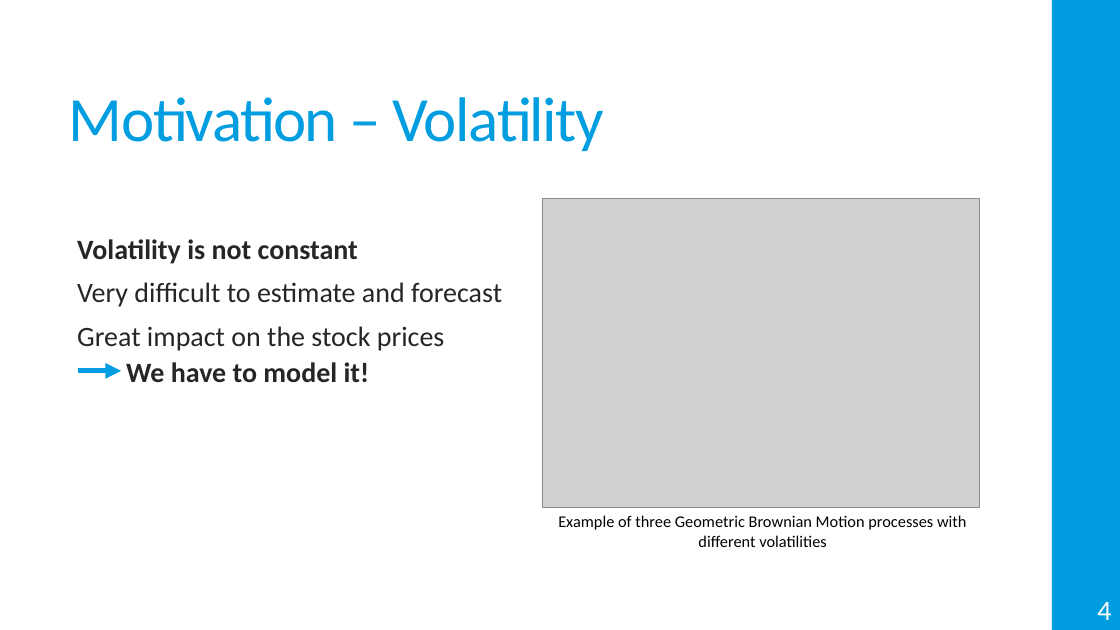
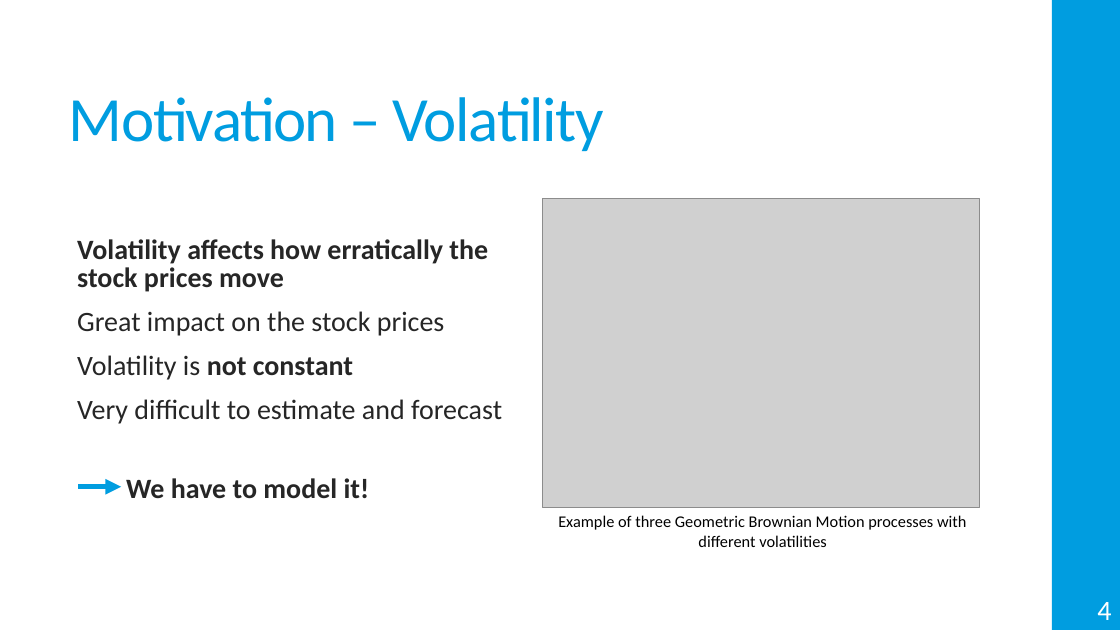
Before and after one commit to Miguel-Ribeiro-IST/Thesis, a slide deck: slide 5 of Presentation.pptx. Drawn at 1120x630 pixels with LibreOffice and Linux fonts; fonts in the diff are those of the drawing; grey boxes stand for pictures. Boxes give left, top, right and bottom in pixels: in the first picture for what was removed or moved away, otherwise in the second. Text is boxed around its words. In the diff, an @@ line names an element or a change of style, - is before the commit and + after.

```diff
--- a/Presentation.pptx
+++ b/Presentation.pptx
@@ text at [77, 239, 488, 336]: paragraphs added @@
+  Volatility affects how erratically the stock prices move
+  Great impact on the stock prices
@@ text at [77, 326, 445, 351]: paragraph removed @@
-  Great impact on the stock prices
@@ text at [77, 355, 353, 380]: bold off in "Volatility is" @@
@@ arrow moved from (78, 371) - (121, 371) to (78, 487) - (121, 487) @@
```
Also in this commit, not shown: 11 other slides changed, 14 slides added, 5 other files.
